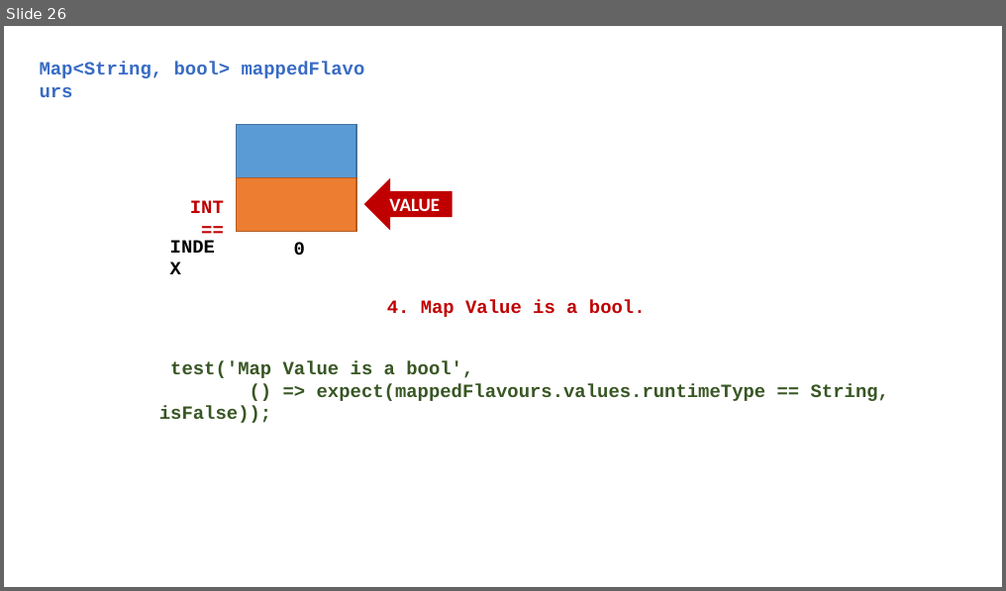
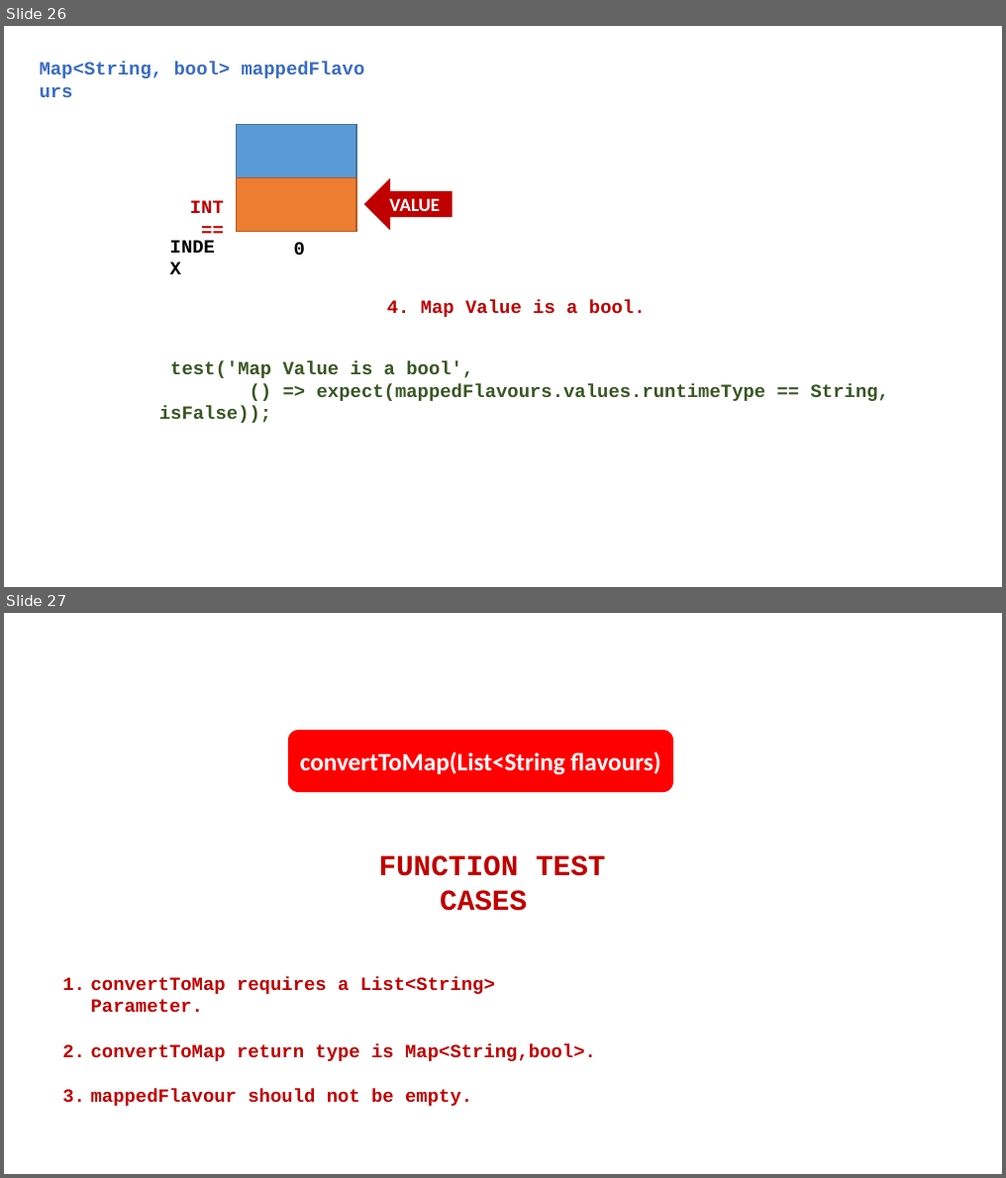
Before and after one commit to Zujaj/multiple_selection_dialogue_app, a slide deck: Multiple Selection Dialogue App.pptx. Shown one above the other, each under a label of ours: slide 26 before the commit, slides 26 and 27 after it. The pictures are 1006x591 and 1006x1178 pixels, drawn with LibreOffice and Linux fonts; fonts in the diff are those of the drawing. Boxes give left, top, right and bottom in pixels: in the first picture for what was removed or moved away, otherwise in the second. Text is boxed around its words. In the diff, an @@ line names an element or a change of style, - is before the commit and + after.

Commit message:
Added Function Test Cases

```diff
--- a/Multiple Selection Dialogue App.pptx
+++ b/Multiple Selection Dialogue App.pptx
@@ slide 27 added at [4,613,1002,1174], background #FFFFFF @@
@@ rounded rectangle added at [288,730,674,792], fill #FF0000, 24 pt, text #FFFFFF, bold @@
+convertToMap(List<String flavours)
@@ text added at [379,856,605,911], 28 pt, text #C00000, bold @@
+FUNCTION TEST CASES
@@ text added at [91,977,596,1106], 18 pt, text #C00000, bold @@
+1. convertToMap requires a List<String> Parameter.
+2. convertToMap return type is Map<String,bool>.
+3. mappedFlavour should not be empty.
```
Also in this commit, not shown: 3 other slides added.
